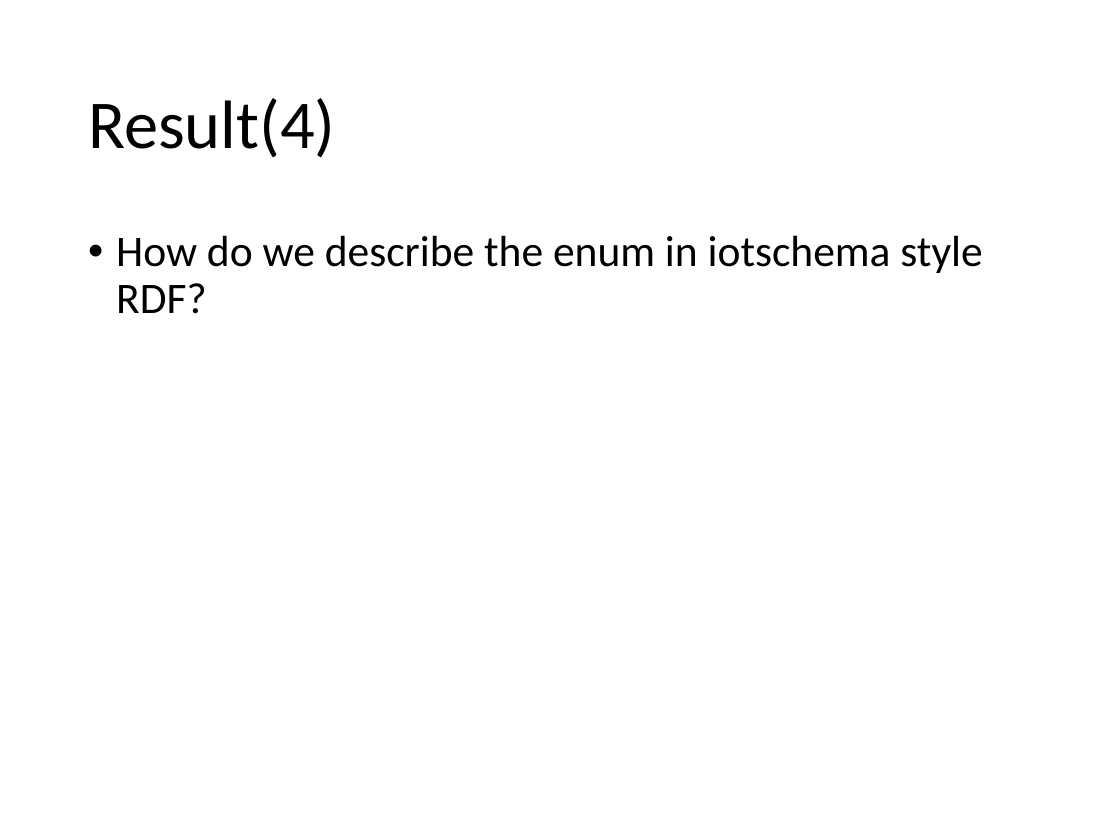
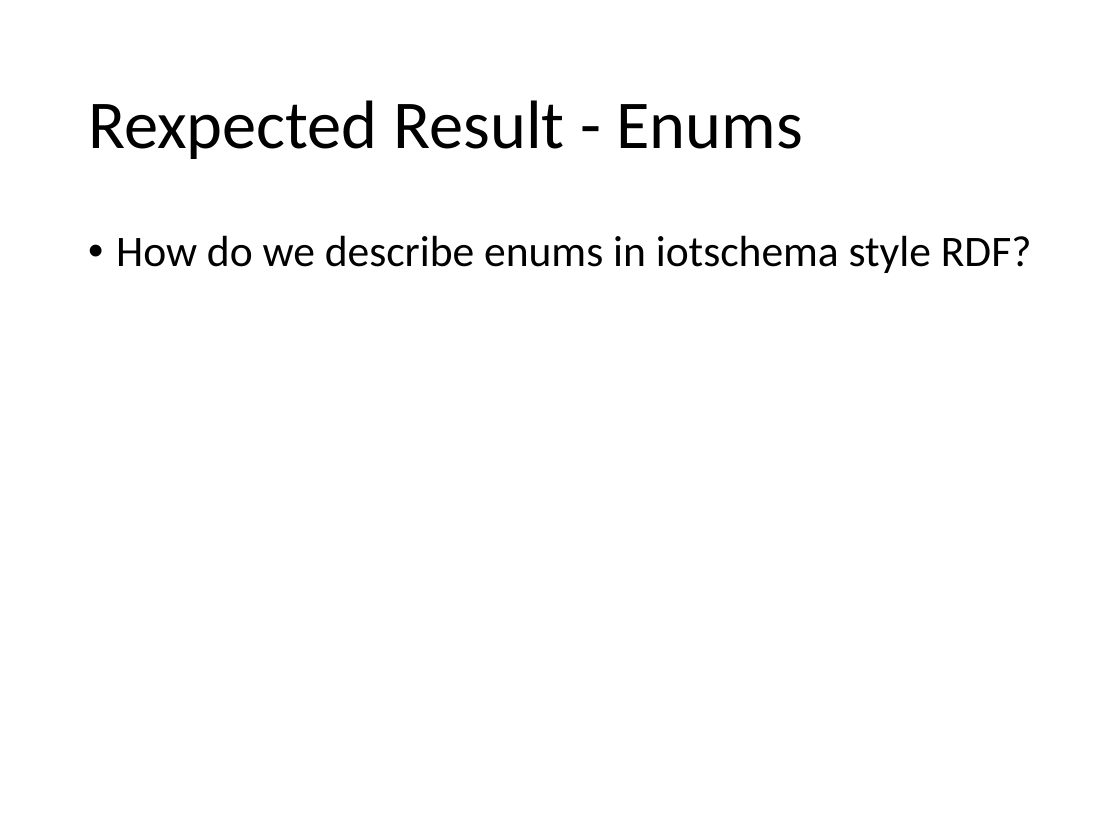
Before and after one commit to t2trg/wishi, a slide deck: slide 14 of slides/ietf106/SemanticProxy.pptx. Drawn at 1120x840 pixels with LibreOffice and Linux fonts; fonts in the diff are those of the drawing. Boxes give left, top, right and bottom in pixels: in the first picture for what was removed or moved away, otherwise in the second. Text is boxed around its words. In the diff, an @@ line names an element or a change of style, - is before the commit and + after.

```diff
--- a/slides/ietf106/SemanticProxy.pptx
+++ b/slides/ietf106/SemanticProxy.pptx
@@ title at (88, 100, 804, 159): text changed @@
-Result(4)
+Rexpected Result - Enums
@@ text at (116, 235, 1032, 273): text changed @@
-• How do we describe the enum in iotschema style RDF?
+• How do we describe enums in iotschema style RDF?
```
Also in this commit, not shown: 9 other slides changed, 2 slides added.
